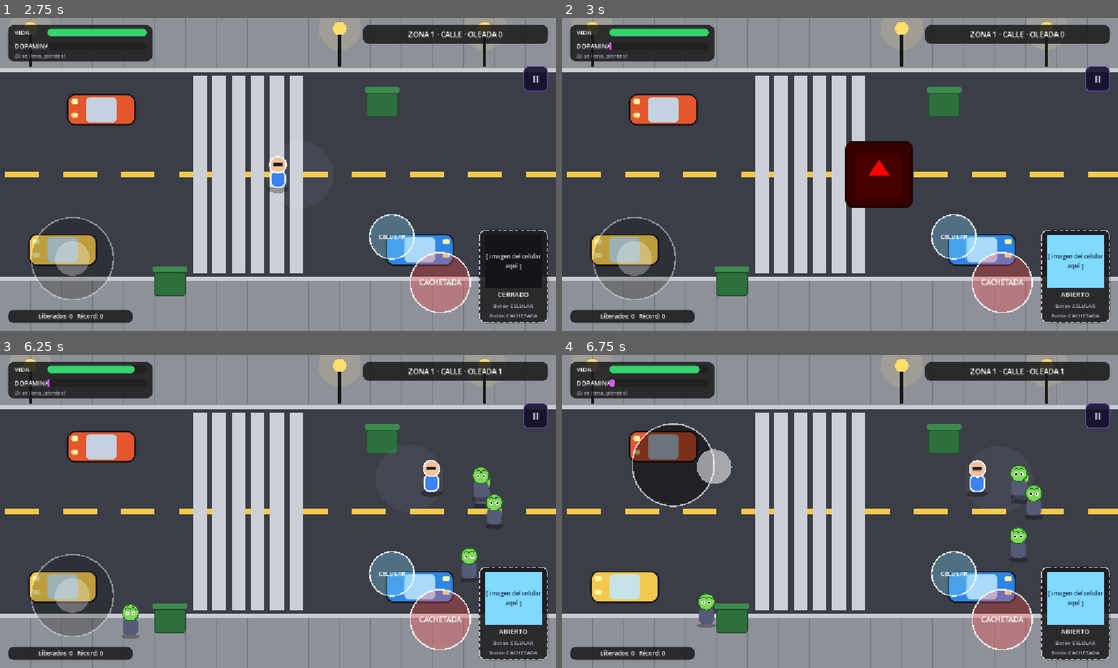
Above: before the commit, frames 1-4 (two rows, left to right).
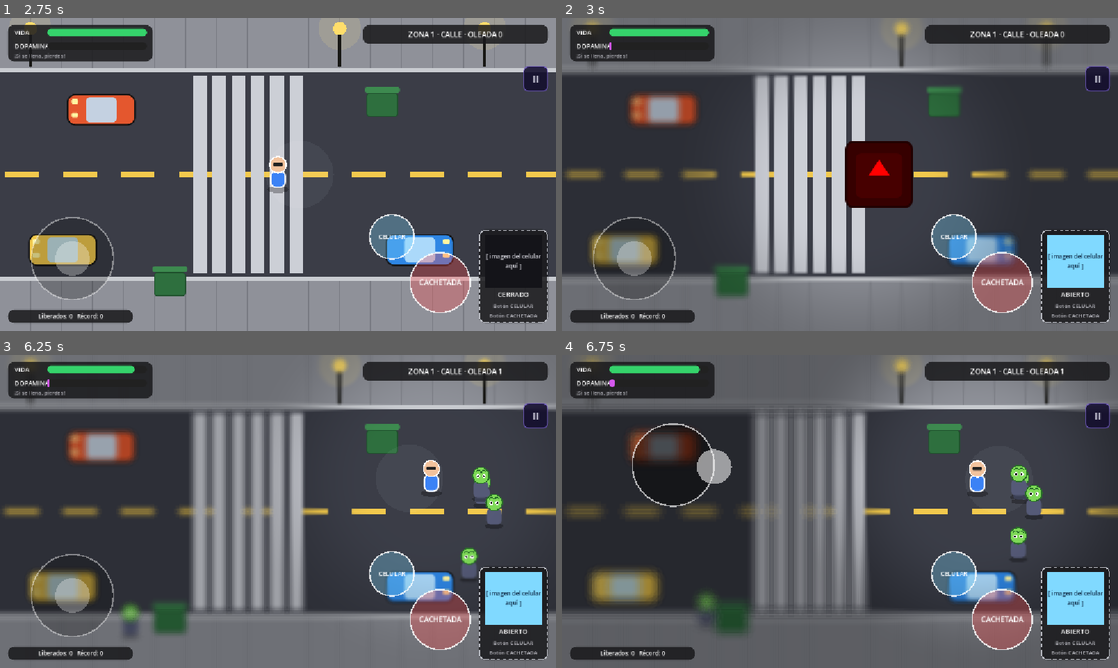
Above: after the commit, the same moments.

Repository: Moon-collab1/Brainrot-Breakout
Game: Godot game, scene res://menu/menu.tscn
Same seed, same stepped clock (60 frames per second), same inputs: the game is played once before the commit and once after it. The engine's default icon, where the game draws it, is replaced by a stand-in: a white triangle on a blue panel in a dark square.
Inputs (mouse positions are in pixels of both pictures, inside the frame that each line leads up to):
- Up to frame 1 (2.75 s): click "JUGAR" at 0.5 s; click "II" at 1.25 s; click "CONTINUAR" at 2 s
- Up to frame 2 (3 s): tap Enter (ui_accept) at 2.75 s; move the mouse to (962, 158) at 2.77 s; hold Right (ui_right) from 2.78 s (still down); tap X (cachetada) at 2.85 s; click (962, 158) at 2.92 s
- Up to frame 3 (6.25 s): tap Enter (ui_accept) at 3.02, 6.02 s; release Right (ui_right) at 3.5 s; drag from (166, 527) to (389, 511) at 3.52 s; move the mouse to (333, 442) at 4.27 s; hold Right (ui_right) 4.28-5 s; tap X (cachetada) at 4.35, 5.85 s; click (333, 442) at 4.42 s; drag from (250, 574) to (111, 464) at 5.02 s; move the mouse to (444, 558) at 5.77 s; hold Left (ui_left) from 5.78 s (still down); click (444, 558) at 5.92 s
- Up to frame 4 (6.75 s): release Left (ui_left) at 6.5 s; drag from (673, 464) to (945, 477) at 6.52 s

Frame 1 is identical in both runs. In frame 2, 28% of the frame differs, in the area x 0-100%, y 0-100%; in frame 3, 37%; in frame 4, 54%.

Commit message:
agregue la vineta borrosa cuando se abre el celular

Diff:
--- a/Brainrot-Breakout/comun/jugador/jugador.gd
+++ b/Brainrot-Breakout/comun/jugador/jugador.gd
@@ -39,6 +39,7 @@
 	forma.radius = RADIO
 	$CollisionShape2D.shape = forma
 	$Golpe/Dibujo.scale = Vector2.ONE * (radio_golpe * 2.0 / 128.0)   # NUEVO: el destello mide lo mismo que el golpe
+	add_child(preload("res://comun/jugador/vineta.gd").new())   # NUEVO: la viñeta del celular
 
 func _physics_process(delta):
 	var dir = Input.get_vector("ui_left", "ui_right", "ui_up", "ui_down")
--- /dev/null
+++ b/Brainrot-Breakout/comun/jugador/vineta.gd
@@ -0,0 +1,38 @@
+extends CanvasLayer
+
+# Viñeta del celular: con el celular abierto, lo que queda lejos del jugador se ve borroso.
+# Va como hijo del Jugador, así que lee sus datos directamente.
+
+const VEL_EFECTO = 3.0   # qué tan rápido aparece y desaparece (por segundo)
+
+var rect: ColorRect
+var mat: ShaderMaterial
+var fuerza = 0.0
+var jug
+
+func _ready():
+	layer = 0   # sobre el juego, pero debajo del HUD (capa 1) y de los controles táctiles (capa 5)
+	jug = get_parent()
+	mat = ShaderMaterial.new()
+	mat.shader = load("res://vineta.gdshader")
+	rect = ColorRect.new()
+	rect.material = mat
+	rect.mouse_filter = Control.MOUSE_FILTER_IGNORE   # que no bloquee los clics
+	add_child(rect)
+	rect.set_anchors_and_offsets_preset(Control.PRESET_FULL_RECT)
+	rect.visible = false
+
+func _process(delta):
+	var meta = 0.0
+	if jug.cel_abierto:
+		meta = 1.0
+	fuerza = move_toward(fuerza, meta, VEL_EFECTO * delta)
+	rect.visible = fuerza > 0.0
+	if not rect.visible:
+		return
+	var vp = get_viewport()
+	var tam = vp.get_visible_rect().size
+	var p = vp.get_canvas_transform() * jug.global_position
+	mat.set_shader_parameter("centro", p / tam)
+	mat.set_shader_parameter("aspecto", tam.x / tam.y)
+	mat.set_shader_parameter("fuerza", fuerza)
--- /dev/null
+++ b/Brainrot-Breakout/vineta.gdshader
@@ -0,0 +1,27 @@
+shader_type canvas_item;
+
+uniform sampler2D pantalla : hint_screen_texture, repeat_disable, filter_linear;
+uniform vec2 centro = vec2(0.5, 0.5);   // dónde está el jugador en la pantalla (0 a 1)
+uniform float aspecto = 1.78;
+uniform float fuerza = 0.0;             // 0 = sin efecto, 1 = efecto completo
+uniform float radio_claro = 0.20;       // zona nítida alrededor del jugador
+uniform float radio_borroso = 0.60;     // desde aquí todo está bien borroso
+uniform float oscuro = 0.35;            // qué tanto se oscurece la orilla
+
+void fragment() {
+	vec2 uv = SCREEN_UV;
+	float d = length((uv - centro) * vec2(aspecto, 1.0));
+	float m = smoothstep(radio_claro, radio_borroso, d) * fuerza;
+	vec3 suma = textureLod(pantalla, uv, 0.0).rgb;
+	float pesos = 1.0;
+	for (int i = 0; i < 8; i++) {
+		float ang = float(i) * 0.785398;
+		vec2 dir = vec2(cos(ang) / aspecto, sin(ang));
+		suma += textureLod(pantalla, uv + dir * m * 0.012, 0.0).rgb;
+		suma += textureLod(pantalla, uv + dir * m * 0.024, 0.0).rgb;
+		pesos += 2.0;
+	}
+	vec3 col = suma / pesos;
+	col *= 1.0 - m * oscuro;
+	COLOR = vec4(col, 1.0);
+}
Not shown, added: Brainrot-Breakout/comun/jugador/vineta.gd.uid
Not shown, added: Brainrot-Breakout/vineta.gdshader.uid
